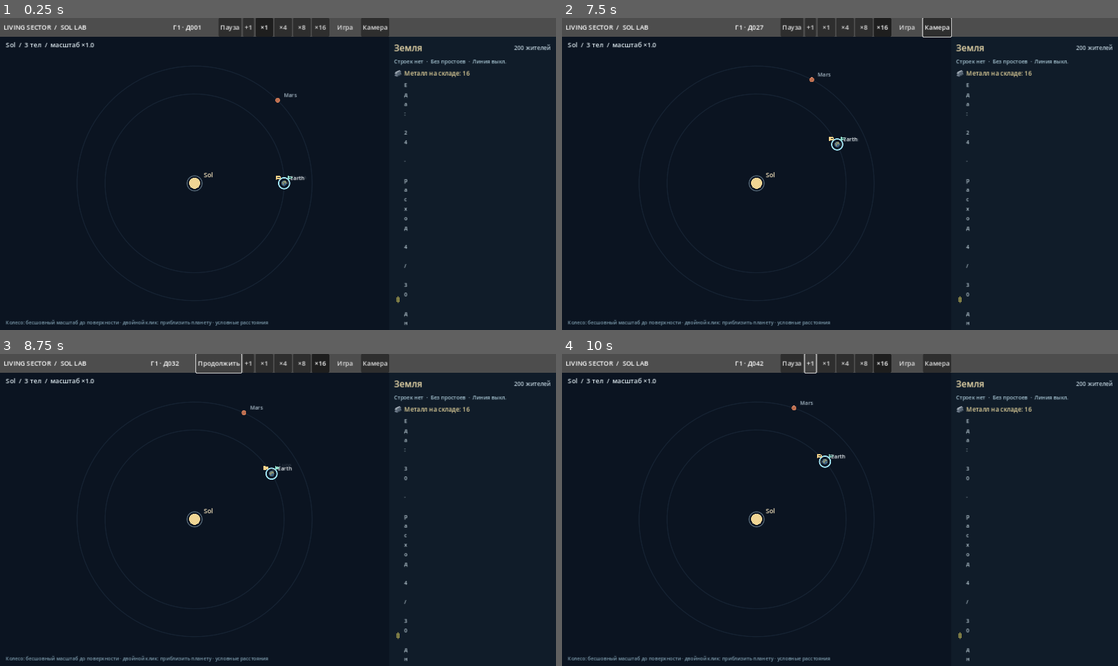
Above: before the commit, frames 1-4 (two rows, left to right).
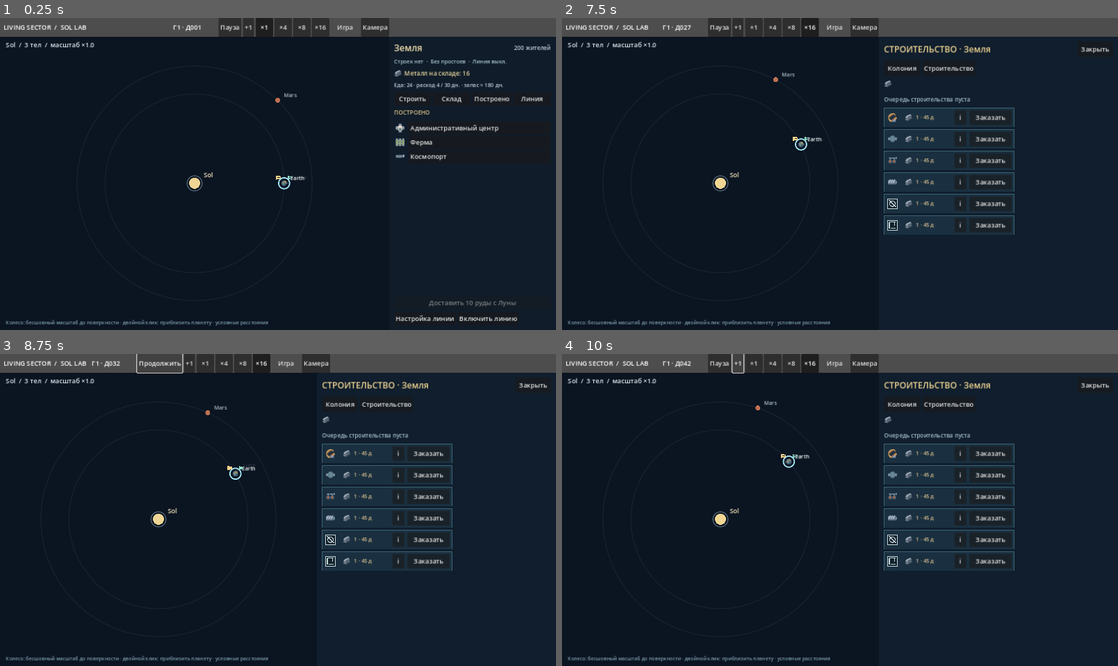
Above: after the commit, the same moments.

Repository: Mefits/Living-Sector
Game: Godot game, scene res://scenes/main.tscn
Same seed, same stepped clock (60 frames per second), same inputs: the game is played once before the commit and once after it.
Inputs (mouse positions are in pixels of both pictures, inside the frame that each line leads up to):
- Up to frame 1 (0.25 s): no input
- Up to frame 2 (7.5 s): click "Пауза" at 0.5 s; click "Продолжить" at 1.25 s; click "+1" at 2 s; click "×1" at 2.75 s; click "×4" at 3.5 s; click "×8" at 4.25 s; click "×16" at 5 s; click "Игра" at 5.75 s; click "Камера" at 6.5 s; click (973, 99) at 7.25 s, where only the run after the commit has a clickable "Строить"
- Up to frame 3 (8.75 s): click "Пауза" at 8 s
- Up to frame 4 (10 s): click "Продолжить" at 8.75 s; click "+1" at 9.5 s

The runs differ from the first frame. In frame 1, 1.3% of the frame differs, in the area x 70-98%, y 20-99%; in frame 2, 8.4%, in the area x 18-99%, y 0-99%; in frame 3, 7.9%; in frame 4, 8.4%.

Commit message:
fix(sol_lab): preserve compact food status height with new resource sprites

Diff:
--- a/sol_lab/scripts/view/colony_panel.gd
+++ b/sol_lab/scripts/view/colony_panel.gd
@@ -58,13 +58,9 @@
  if metal_icon != null:
   metals_row.add_child(metal_icon)
  metal = _label(metals_row, "", 15, Color("#e6d59d"))
- var food_row := HBoxContainer.new()
- food_row.add_theme_constant_override("separation", 5)
- layout.add_child(food_row)
- var food_icon: TextureRect = Icons.make_icon("food", false, 20)
- if food_icon != null:
-  food_row.add_child(food_icon)
- food_status = _label(food_row, "", 13, Color("#bfd0d9"))
+ # Long food/ration diagnostics must remain a wrapping full-width Label.
+ # A nested HBox here can force a tall minimum panel on 1366x768.
+ food_status = _label(layout, "", 13, Color("#bfd0d9"))
  food_status.autowrap_mode = TextServer.AUTOWRAP_WORD_SMART
 
  var navigation := HBoxContainer.new()
